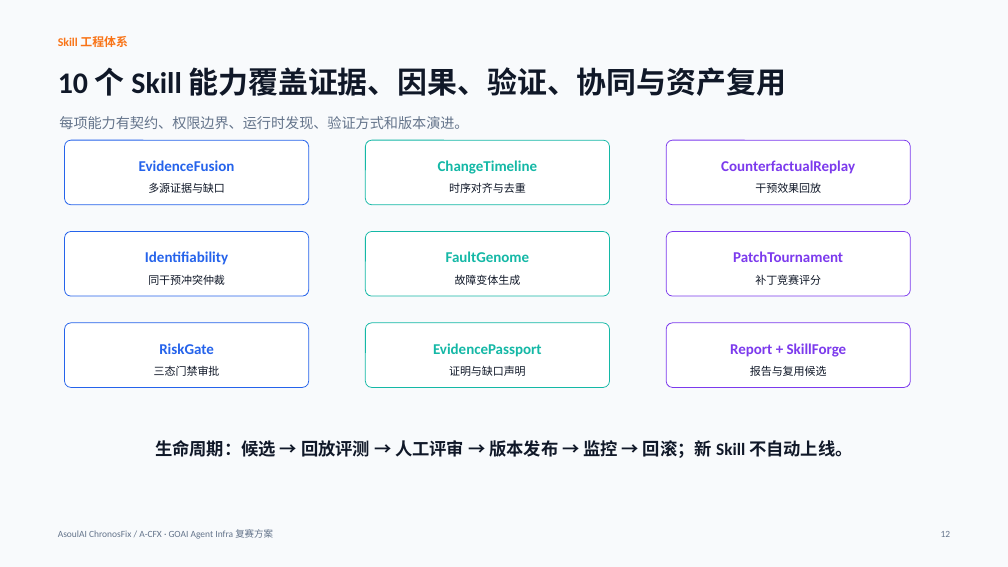
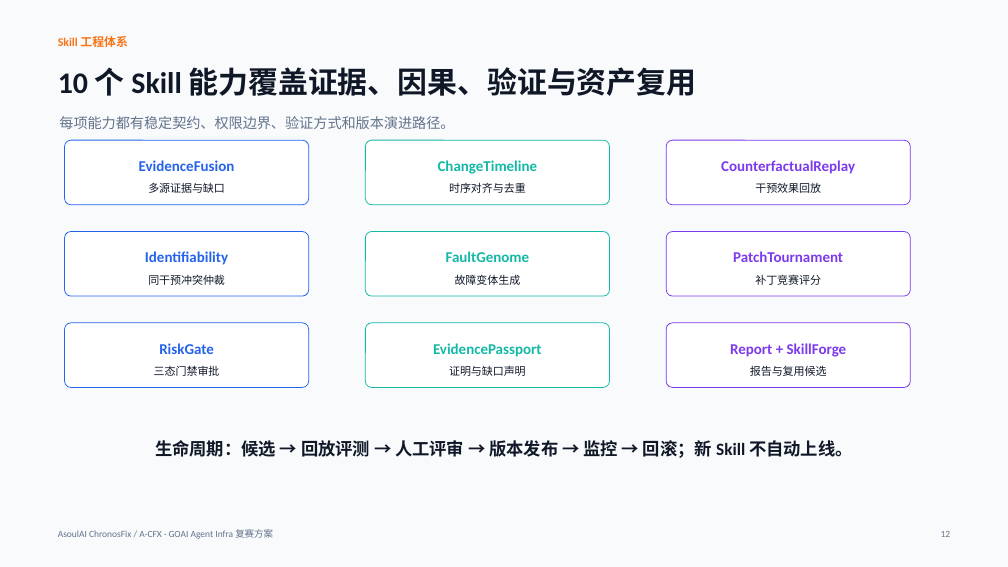
Before and after one commit to ASOUL-Official/asoulai-chronosfix, a slide deck: slide 12 of submission/ChronosFix_复赛方案.pptx. Drawn at 1008x567 pixels with LibreOffice and Linux fonts; fonts in the diff are those of the drawing. Boxes give left, top, right and bottom in pixels: in the first picture for what was removed or moved away, otherwise in the second. Text is boxed around its words. In the diff, an @@ line names an element or a change of style, - is before the commit and + after.

```diff
--- a/submission/ChronosFix_复赛方案.pptx
+++ b/submission/ChronosFix_复赛方案.pptx
@@ text at box(58, 67, 697, 96): text changed @@
-10 个 Skill 能力覆盖证据、因果、验证、协同与资产复用
+10 个 Skill 能力覆盖证据、因果、验证与资产复用
@@ text at box(59, 116, 454, 129): text changed @@
-每项能力有契约、权限边界、运行时发现、验证方式和版本演进。
+每项能力都有稳定契约、权限边界、验证方式和版本演进路径。
```
Also in this commit, not shown: 11 other slides changed, 21 other files.
